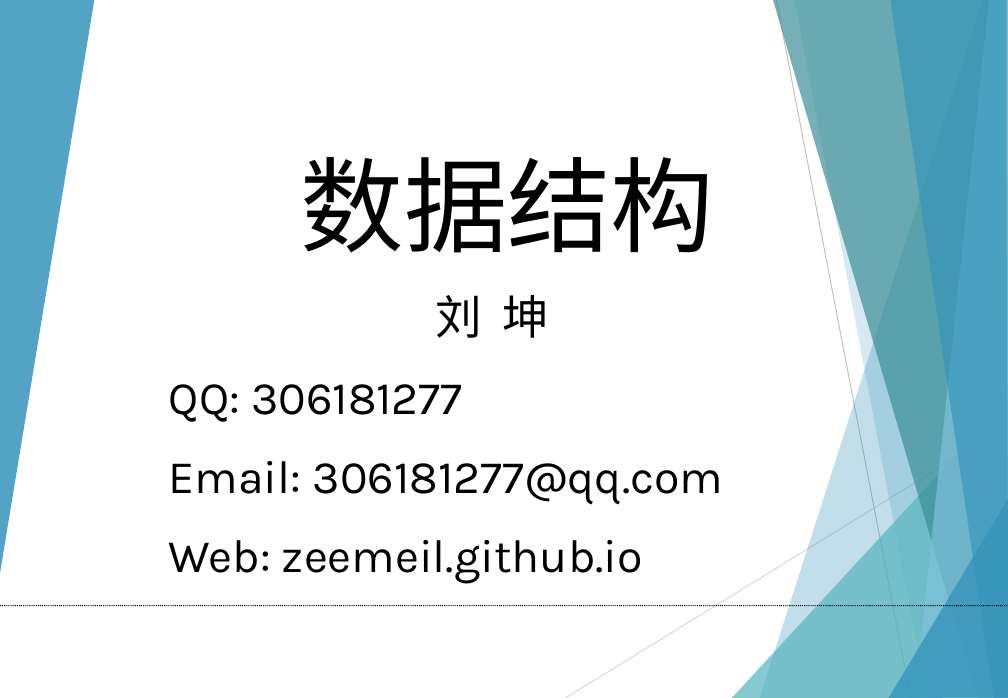
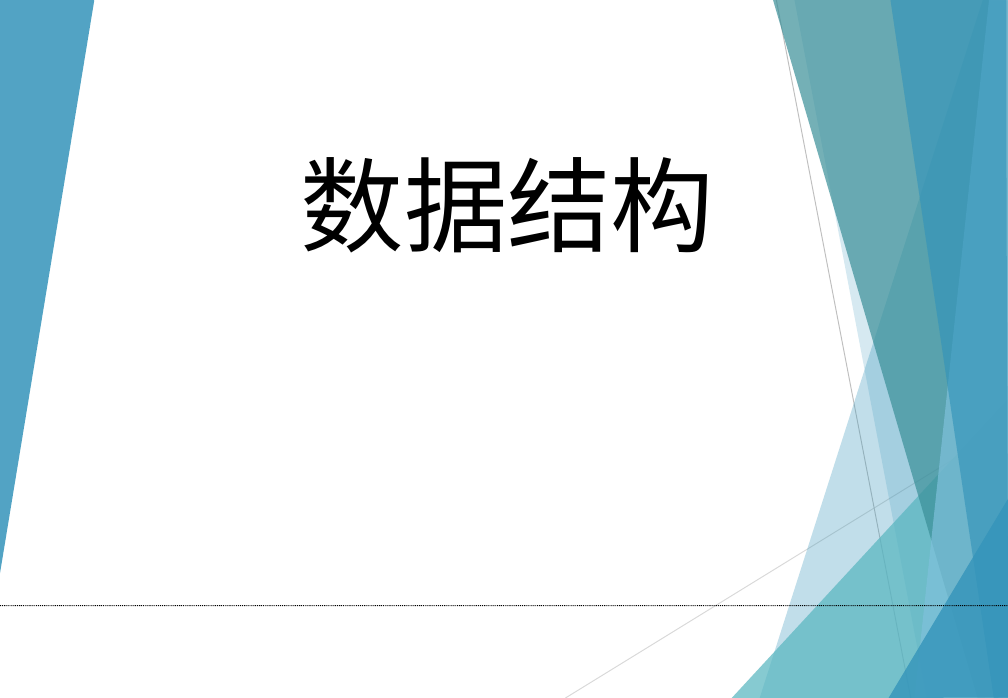
Before and after one commit to zeemeil/zeemeil.github.io, a slide deck: slide 1 of files/2025_1_DS/0226_DS_chapter1.pptx. Drawn at 1008x698 pixels with LibreOffice and Linux fonts; fonts in the diff are those of the drawing. Boxes give left, top, right and bottom in pixels: in the first picture for what was removed or moved away, otherwise in the second. Text is boxed around its words. In the diff, an @@ line names an element or a change of style, - is before the commit and + after.

```diff
--- a/files/2025_1_DS/0226_DS_chapter1.pptx
+++ b/files/2025_1_DS/0226_DS_chapter1.pptx
@@ text at (169, 295, 724, 583): paragraphs removed @@
-刘 坤
-QQ: 306181277
-Email: 306181277@qq.com
-Web: zeemeil.github.io
```
Also in this commit, not shown: 2 other slides changed, 8 other files.
